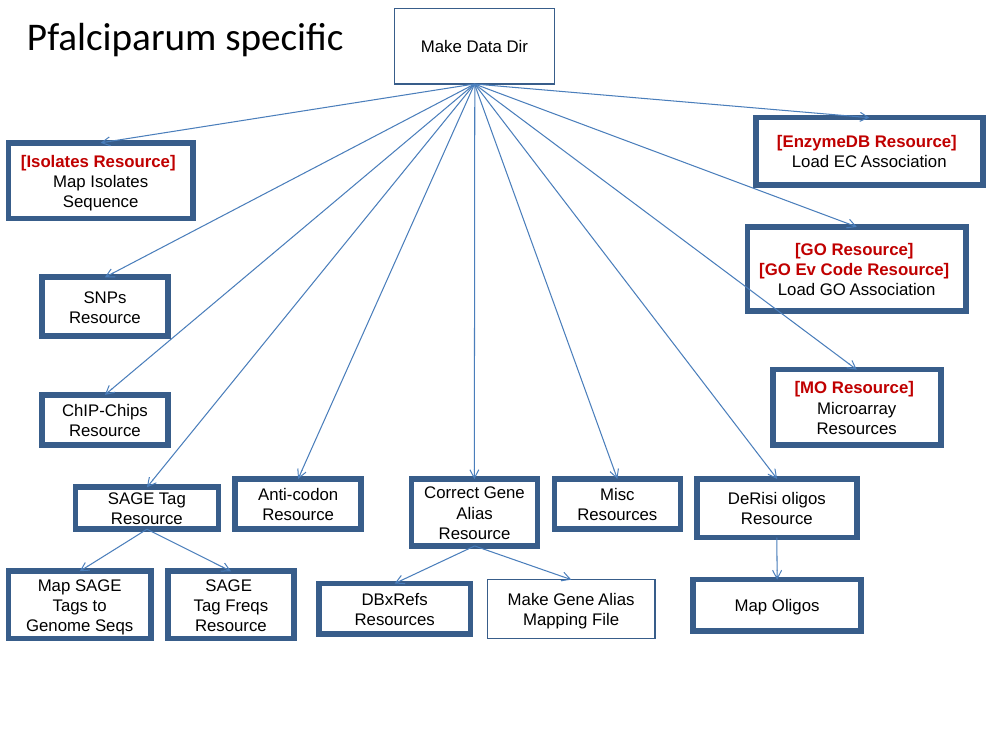
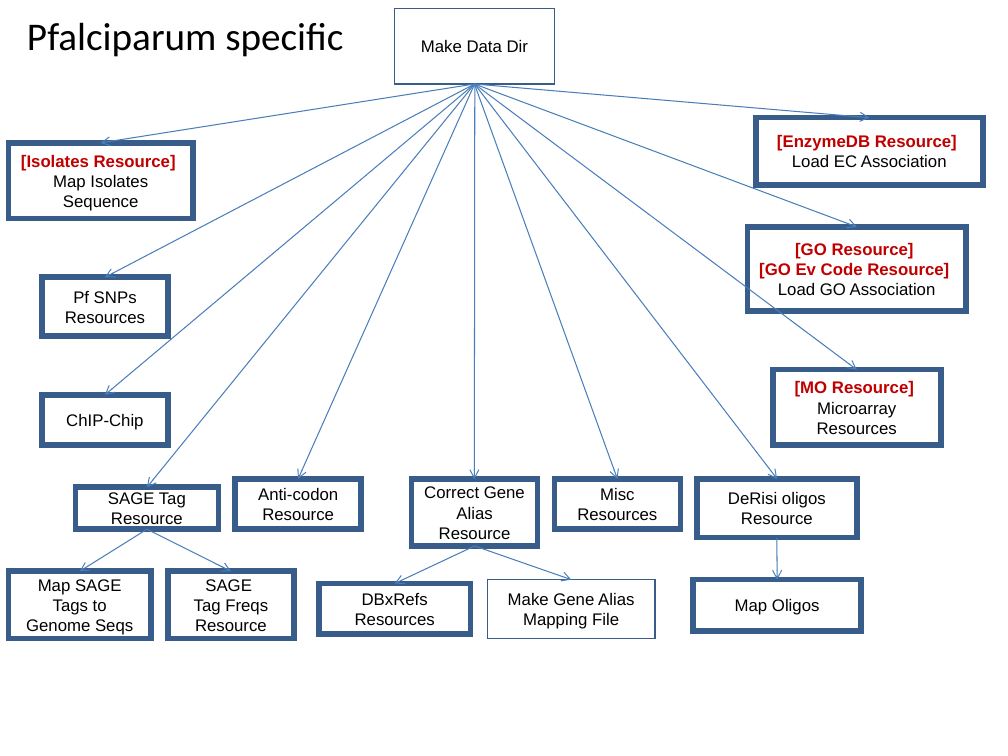
Before and after one commit to VEuPathDB/ApiCommonWorkflow, a slide deck: slide 10 of Main/doc/IntegratedWorkflow.ppt. Drawn at 1008x756 pixels with LibreOffice and Linux fonts; fonts in the diff are those of the drawing. Boxes give left, top, right and bottom in pixels: in the first picture for what was removed or moved away, otherwise in the second. Text is boxed around its words. In the diff, an @@ line names an element or a change of style, - is before the commit and + after.

```diff
--- a/Main/doc/IntegratedWorkflow.ppt
+++ b/Main/doc/IntegratedWorkflow.ppt
@@ text in rectangle at (x1=65, y1=291, x2=145, y2=323): text changed @@
-SNPs
-Resource
+Pf SNPs
+Resources
@@ text in rectangle at (x1=66, y1=414, x2=143, y2=430): text changed @@
-ChIP-Chips
-Resource
+ChIP-Chip
```
Also in this commit, not shown: 8 other slides changed, 1 slide added, 2 slides removed.
